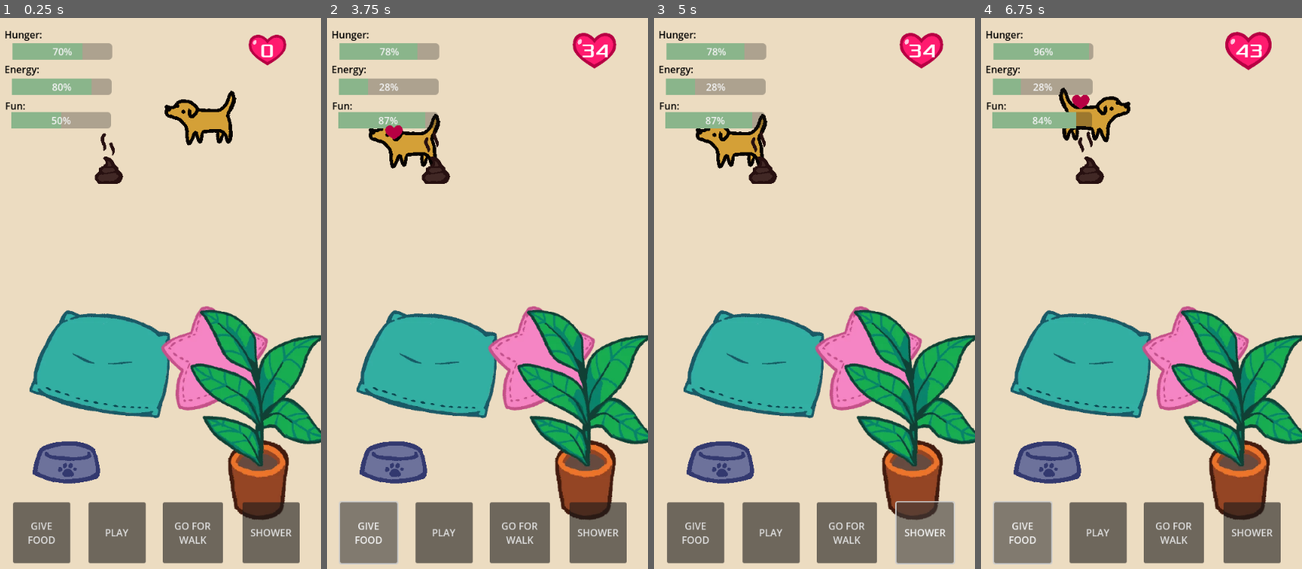
Above: before the commit, frames 1-4 (left to right).
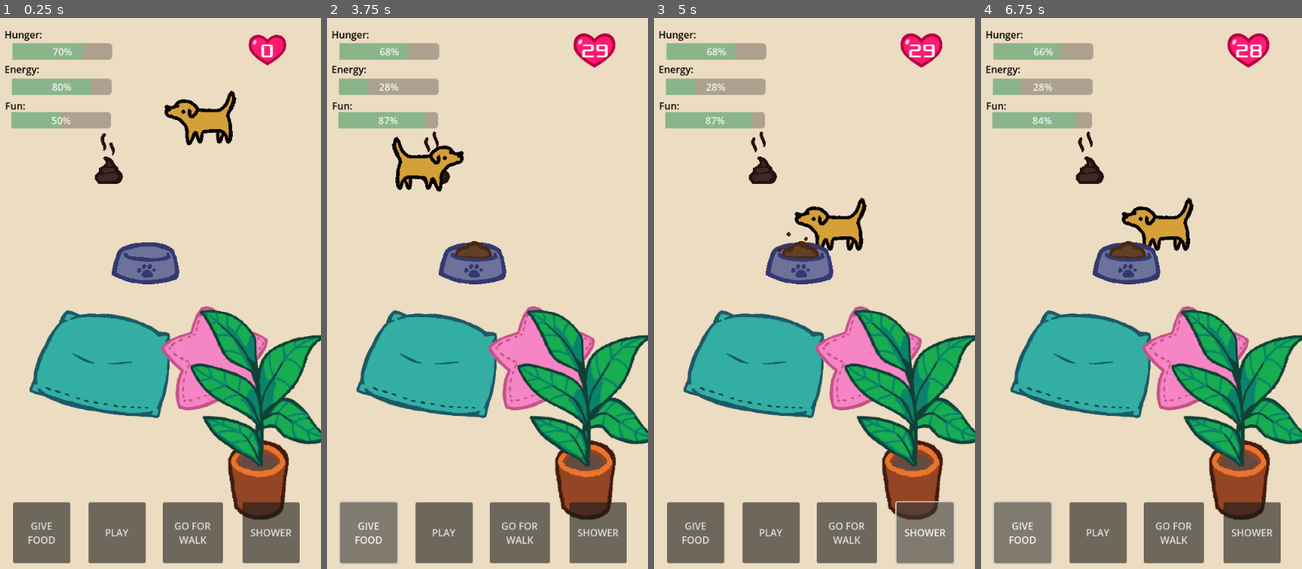
Above: after the commit, the same moments.

Repository: vibekeke/dog-game
Game: Godot game, scene res://home.tscn
Same seed, same stepped clock (60 frames per second), same inputs: the game is played once before the commit and once after it.
Inputs:
- Up to frame 1 (0.25 s): no input
- Up to frame 2 (3.75 s): click "PLAY" at 0.5 s; click "PLAY" at 1.25 s; click "GO FOR WALK" at 2 s; click "GO FOR WALK" at 2.75 s; click "GIVE FOOD" at 3.5 s
- Up to frame 3 (5 s): click "SHOWER" at 4.25 s
- Up to frame 4 (6.75 s): click "GIVE FOOD" at 5 s; click "SHOWER" at 5.75 s; click "GIVE FOOD" at 6.5 s

The runs differ from the first frame. In frame 1, 2.7% of the frame differs, in the area x 10-56%, y 40-85%; in frame 2, 5.0%; in frame 3, 5.3%; in frame 4, 5.7%, in the area x 10-91%, y 2-85%.

Commit message:
food bowl
food bowl almost complete! just need to signal back to the dog

Diff:
--- a/dog.gd
+++ b/dog.gd
@@ -19,6 +19,7 @@
 signal energy_changed(energy)
 signal fun_changed(fun)
 signal time_to_poop()
+signal started_eating()
 
 
 #TIME BASED-STATS
@@ -52,7 +53,7 @@
 		velocity = direction_vector * speed
 		move_and_slide() #We need to find a better system for this...
 
-	if velocity.x != 0:
+	if velocity.x != 0 and dog_state != "Eating":
 		$AnimatedSprite2D.animation = "idle"
 		$AnimatedSprite2D.flip_h = velocity.x > 0
 
@@ -128,8 +129,36 @@
 	if dog_state == "Idle":
 		$AnimatedSprite2D.flip_v = false
 		move_enabled = true
-
-
+	if dog_state == "WantsToEat":
+		move_enabled = false
+	if dog_state == "Eating":
+		$AnimatedSprite2D.flip_v = false
+		$AnimatedSprite2D.flip_h = false
+		move_enabled = false
+
+''' This function only handles change between states, i.e. going from eating to sleeping.
+Any changes in stats that result must be handled elsewhere!!'''
+func update_states_and_moods():
+	print("Current state is " + dog_state)
+
+	if energy == 0:
+		print("The dog passed out!")
+		change_state("Sleeping")
+		wake_countdown = randi_range(10, 20)
+
+	if energy < 20 and dog_state == "Idle": #Vi adder også en variabel for inaktivitet hos spilleren
+		print("Dog is falling asleep!")
+		change_state("FallingAsleep")
+		sleep_countdown = randi_range(5, 10)
+
+	if dog_state == "FallingAsleep":
+		print("Time to sleep: " + str(sleep_countdown))
+		sleep_countdown -= 1
+
+	if dog_state == "FallingAsleep" and sleep_countdown == 0:
+		print("Dog is asleep!")
+		change_state("Sleeping")
+		wake_countdown = randi_range(10, 50)
 
 #STAT MANAGEMENT
 var love_power = 1 #Number between 1 and 3: 1 is a normal amount, 2 is a lot of love, and 3 is super-love.
@@ -206,7 +235,7 @@
 		if petting_counter <= 10:
 			love_increase(petting_power)
 
-
+'''
 func _on_hud_hud_foodbutton_pressed() -> void:
 	if hunger < 130:
 		change_state("Idle")
@@ -215,6 +244,7 @@
 		need_to_poop += 3
 		love_increase(5) #Should probably be a variable so we can add personality multiplyers :3
 	emit_signal("hunger_changed", hunger)
+'''
 
 func _on_hud_hud_walkbutton_pressed() -> void:
 	if energy > 30:
@@ -252,26 +282,14 @@
 
 #States and moods
 #Conditions for stats and moods
-''' This function only handles change between states, i.e. going from eating to sleeping.
-Any changes in stats that result must be handled elsewhere!!'''
-func update_states_and_moods():
-	print("Current state is " + dog_state)
-
-	if energy == 0:
-		print("The dog passed out!")
-		change_state("Sleeping")
-		wake_countdown = randi_range(10, 20)
-
-	if energy < 20 and dog_state == "Idle": #Vi adder også en variabel for inaktivitet hos spilleren
-		print("Dog is falling asleep!")
-		change_state("FallingAsleep")
-		sleep_countdown = randi_range(5, 10)
-
-	if dog_state == "FallingAsleep":
-		print("Time to sleep: " + str(sleep_countdown))
-		sleep_countdown -= 1
-
-	if dog_state == "FallingAsleep" and sleep_countdown == 0:
-		print("Dog is asleep!")
-		change_state("Sleeping")
-		wake_countdown = randi_range(10, 50)
+
+func _on_food_bowl_filled(position) -> void:
+	if hunger < 100 and dog_state == "Idle":
+		print("The dog wants the food!")
+		click_position = position
+		change_state("WantsToEat")
+
+func _on_area_2d_area_entered(area: Area2D) -> void:
+	print("Started eating!")
+	change_state("Eating")
+	emit_signal("started_eating")
--- a/dog.tscn
+++ b/dog.tscn
@@ -17,6 +17,10 @@
 [sub_resource type="CapsuleShape2D" id="CapsuleShape2D_dmklv"]
 radius = 27.0
 height = 96.0
+
+[sub_resource type="CapsuleShape2D" id="CapsuleShape2D_uy51d"]
+radius = 40.0
+height = 118.0
 
 [node name="Dog" type="CharacterBody2D"]
 script = ExtResource("1_ipha4")
@@ -39,6 +43,13 @@
 rotation = 1.5708
 shape = SubResource("CapsuleShape2D_dmklv")
 
+[node name="Area2D" type="Area2D" parent="."]
+
+[node name="CollisionShape2D" type="CollisionShape2D" parent="Area2D"]
+position = Vector2(-2, -33)
+rotation = 1.5708
+shape = SubResource("CapsuleShape2D_uy51d")
+
 [node name="PoopTimer" type="Timer" parent="."]
 autostart = true
 
@@ -51,6 +62,7 @@
 autostart = true
 
 [connection signal="pressed" from="Button" to="." method="_on_button_pressed"]
+[connection signal="area_entered" from="Area2D" to="." method="_on_area_2d_area_entered"]
 [connection signal="timeout" from="PoopTimer" to="." method="_on_poop_timer_timeout"]
 [connection signal="timeout" from="StatsTimer" to="." method="_on_stats_timer_timeout"]
 [connection signal="timeout" from="IdleTimer" to="." method="_on_idle_timer_timeout"]
--- a/foodbowl.gd
+++ b/foodbowl.gd
@@ -1,12 +1,54 @@
 extends StaticBody2D
 
+@onready var depletionTimer = $DepletionTimer
 
-# Called when the node enters the scene tree for the first time.
+var bowl_fullness = 0
+
+signal filled
+signal emptied
+
 func _ready() -> void:
-	$BowlSprite2D.animation = "empty"
+	update_bowl_level()
 	$BowlSprite2D.play()
+	depletionTimer.wait_time = 1
 
 
-# Called every frame. 'delta' is the elapsed time since the previous frame.
-func _process(delta: float) -> void:
-	pass
+func update_bowl_level():
+	if bowl_fullness == 0:
+		$BowlSprite2D.animation = "empty"
+	if bowl_fullness > 0 and bowl_fullness < 5:
+		$BowlSprite2D.animation = "half"
+	if bowl_fullness > 5 and bowl_fullness <= 10:
+		$BowlSprite2D.animation = "full"
+
+func _on_hud_hud_foodbutton_pressed() -> void:
+	bowl_fullness = 10
+	print(bowl_fullness)
+	update_bowl_level()
+	var anchor_position = $BowlAnchorA.global_position
+	emit_signal("filled", anchor_position)
+
+func _on_dog_started_eating() -> void:
+	print("Dog bowl entered!" + str(bowl_fullness))
+	#Problem: Hvis hunden accidentally går inn i området
+	update_eating_animation()
+	depletionTimer.start()
+
+func update_eating_animation():
+	if bowl_fullness == 0:
+		$BowlSprite2D.animation = "empty"
+	if bowl_fullness in range(0, 5):
+		$BowlSprite2D.animation = "half_animated"
+	if bowl_fullness in range(5, 11):
+		$BowlSprite2D.animation = "full_animated"
+
+func _on_depletion_timer_timeout() -> void:
+	if bowl_fullness > 0:
+		bowl_fullness -= 1
+		update_eating_animation()
+		depletionTimer.start()
+	else:
+		emit_signal("emptied")
+		update_bowl_level()
+
+	print(bowl_fullness)
--- a/foodbowl.tscn
+++ b/foodbowl.tscn
@@ -70,10 +70,17 @@
 radius = 28.0
 height = 106.0
 
+[sub_resource type="CircleShape2D" id="CircleShape2D_s6pi0"]
+
+[sub_resource type="CapsuleShape2D" id="CapsuleShape2D_ojlsj"]
+radius = 43.0
+height = 128.0
+
 [node name="FoodBowl" type="StaticBody2D"]
 script = ExtResource("1_j3bcm")
 
 [node name="BowlSprite2D" type="AnimatedSprite2D" parent="."]
+unique_name_in_owner = true
 texture_filter = 1
 position = Vector2(23, 24)
 sprite_frames = SubResource("SpriteFrames_7dloa")
@@ -83,6 +90,23 @@
 
 [node name="CollisionShape2D" type="CollisionShape2D" parent="."]
 texture_filter = 1
-position = Vector2(0, -29)
+position = Vector2(-2, -29)
 rotation = 1.5708
 shape = SubResource("CapsuleShape2D_wfad1")
+
+[node name="BowlAnchorA" type="CollisionShape2D" parent="."]
+position = Vector2(83, -15)
+shape = SubResource("CircleShape2D_s6pi0")
+
+[node name="Area2D" type="Area2D" parent="."]
+position = Vector2(112, -31)
+
+[node name="CollisionShape2D" type="CollisionShape2D" parent="Area2D"]
+position = Vector2(-111, -13)
+rotation = 1.5708
+shape = SubResource("CapsuleShape2D_ojlsj")
+
+[node name="DepletionTimer" type="Timer" parent="."]
+
+[connection signal="area_entered" from="Area2D" to="." method="_on_area_2d_area_entered"]
+[connection signal="timeout" from="DepletionTimer" to="." method="_on_depletion_timer_timeout"]
--- a/home.gd
+++ b/home.gd
@@ -30,8 +30,10 @@
 #POOPING
 func _on_dog_time_to_poop() -> void:
 	print("Should have pooped!")
+	var random_x = randi_range(-10, 10)
+	var random_y = randi_range(-10, 10)
 	var poop_instance = poop.instantiate()
-	var poop_position = $Dog.global_position + Vector2(0, -20) #Might have to get the dog somehow
+	var poop_position = $Dog.global_position + Vector2(random_x, random_y) #Might have to get the dog somehow
 	var poop_direction = $Dog/AnimatedSprite2D.flip_h
 
 	if poop_direction == false:
--- a/home.tscn
+++ b/home.tscn
@@ -36,14 +36,17 @@
 position = Vector2(190, 295)
 
 [node name="FoodBowl" parent="." instance=ExtResource("8_s1el2")]
-position = Vector2(124, 791)
+position = Vector2(254, 464)
 
 [connection signal="energy_changed" from="Dog" to="HUD" method="_on_dog_energy_changed"]
 [connection signal="fun_changed" from="Dog" to="HUD" method="_on_dog_fun_changed"]
 [connection signal="hunger_changed" from="Dog" to="HUD" method="_on_dog_hunger_changed"]
 [connection signal="love_changed" from="Dog" to="." method="_on_dog_love_changed_home"]
 [connection signal="love_changed" from="Dog" to="HUD" method="_on_dog_love_changed_HUD"]
+[connection signal="started_eating" from="Dog" to="FoodBowl" method="_on_dog_started_eating"]
 [connection signal="time_to_poop" from="Dog" to="." method="_on_dog_time_to_poop"]
 [connection signal="HUD_foodbutton_pressed" from="HUD" to="Dog" method="_on_hud_hud_foodbutton_pressed"]
+[connection signal="HUD_foodbutton_pressed" from="HUD" to="FoodBowl" method="_on_hud_hud_foodbutton_pressed"]
 [connection signal="HUD_playbutton_pressed" from="HUD" to="Dog" method="_on_hud_hud_playbutton_pressed"]
 [connection signal="HUD_walkbutton_pressed" from="HUD" to="Dog" method="_on_hud_hud_walkbutton_pressed"]
+[connection signal="filled" from="FoodBowl" to="Dog" method="_on_food_bowl_filled"]
Not shown: 1 places in dog.tscn that only renumber resources
Not shown: 1 places in foodbowl.tscn that only renumber resources
